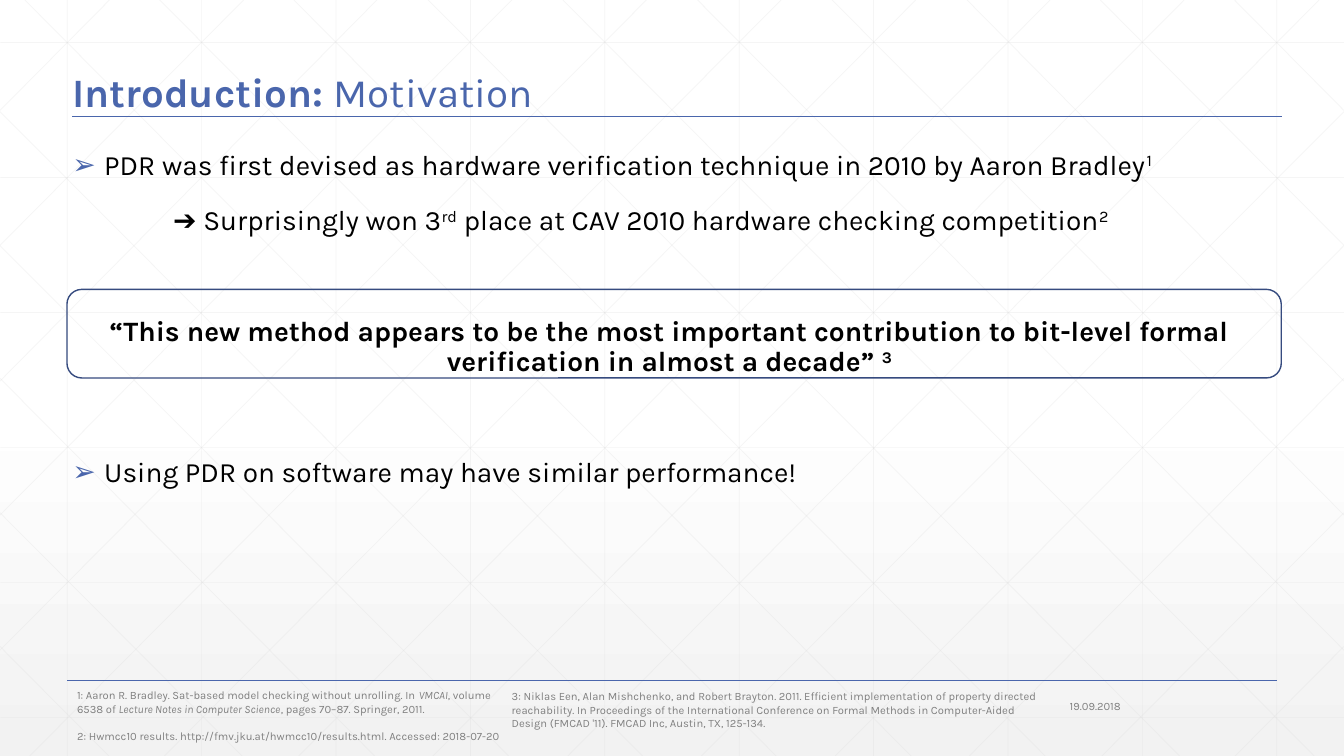
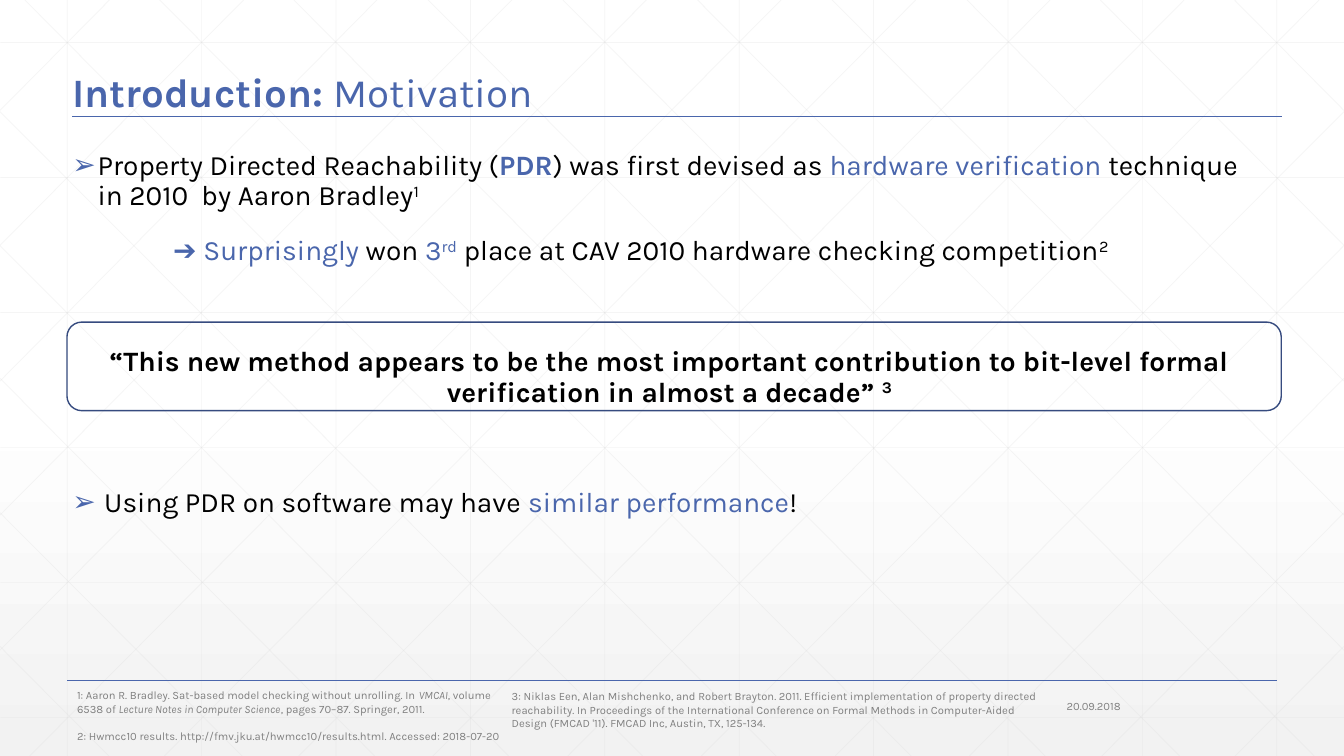
Before and after one commit to JonasWerner/BachelorThesis, a slide deck: slide 5 of Presentation/pdr_presentation_v2.pptx (slide 4 before the commit). Drawn at 1344x756 pixels with LibreOffice and Linux fonts; fonts in the diff are those of the drawing. Boxes give left, top, right and bottom in pixels: in the first picture for what was removed or moved away, otherwise in the second. Text is boxed around its words. In the diff, an @@ line names an element or a change of style, - is before the commit and + after.

```diff
--- a/Presentation/pdr_presentation_v2.pptx
+++ b/Presentation/pdr_presentation_v2.pptx
@@ text at (98,155,1237,212): text changed @@
-➢ PDR was first devised as hardware verification technique in 2010 by Aaron Bradley1
+➢ Property Directed Reachability (PDR) was first devised as hardware verification technique in 2010 by Aaron Bradley1
@@ text at (104,240,935,519): text colour #000000 to #4A66AC in "➔ Surprisingly 3rd", "similar performance!" @@
@@ rounded rectangle: place and size @@
-rounded rectangle at (67,289,1281,378)
+rounded rectangle at (67,323,1281,411)
@@ text at (1067,703,1121,710): text changed @@
-19.09.2018
+20.09.2018
```
Also in this commit, not shown: 71 other slides changed, 9 slides added, 1 slide removed, 1 other file.
